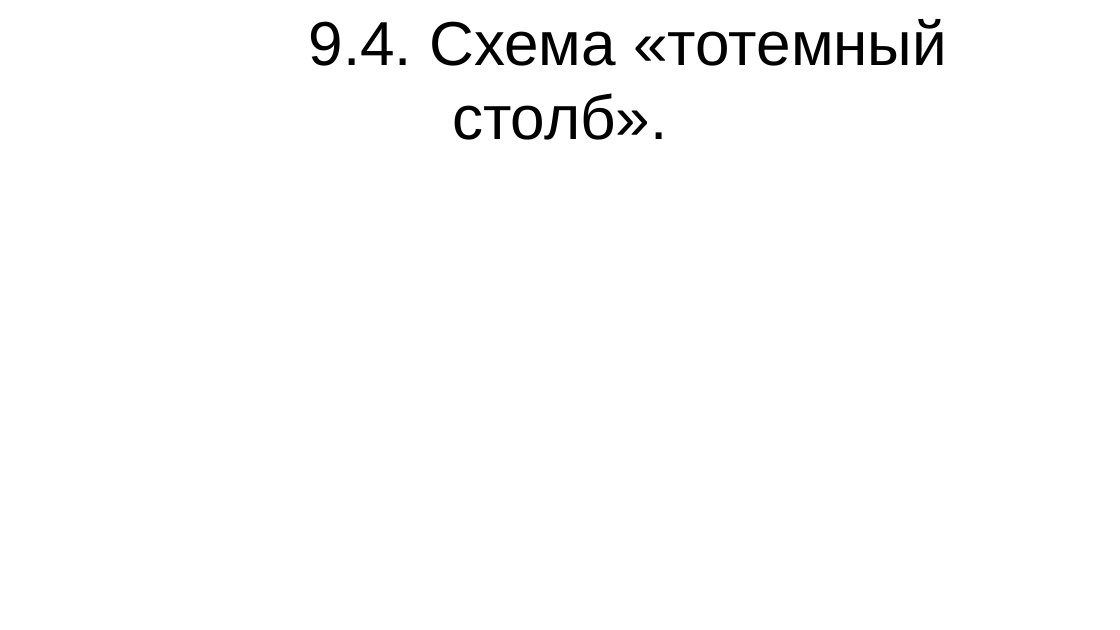
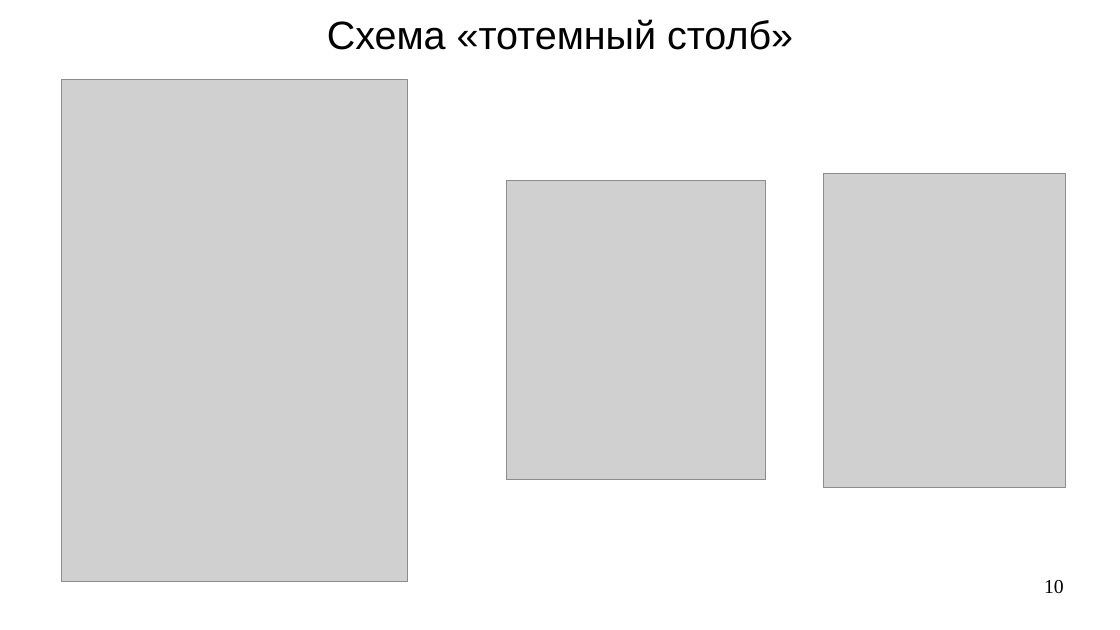
Before and after one commit to steelcraft/stud-lab, a slide deck: slide 10 of Лекции/СBDS01#L5.odp (slide 11 before the commit). Drawn at 1120x630 pixels with LibreOffice and Linux fonts; fonts in the diff are those of the drawing; grey boxes stand for pictures. Boxes give left, top, right and bottom in pixels: in the first picture for what was removed or moved away, otherwise in the second. Text is boxed around its words. In the diff, an @@ line names an element or a change of style, - is before the commit and + after.

```diff
--- a/Лекции/СBDS01#L5.odp
+++ b/Лекции/СBDS01#L5.odp
@@ title at box(327, 19, 793, 50): text changed; size 44 to 28 pt @@
-9.4. Схема «тотемный столб».
+Схема «тотемный столб»
@@ picture added at box(62, 80, 409, 582) @@
@@ picture added at box(824, 174, 1066, 488) @@
@@ picture added at box(507, 181, 766, 481) @@
@@ page number added at box(1044, 580, 1064, 594), 14 pt, text #000000 @@
+10
```
Also in this commit, not shown: 7 other slides changed, 7 slides added, 8 slides removed, 1 other file.
